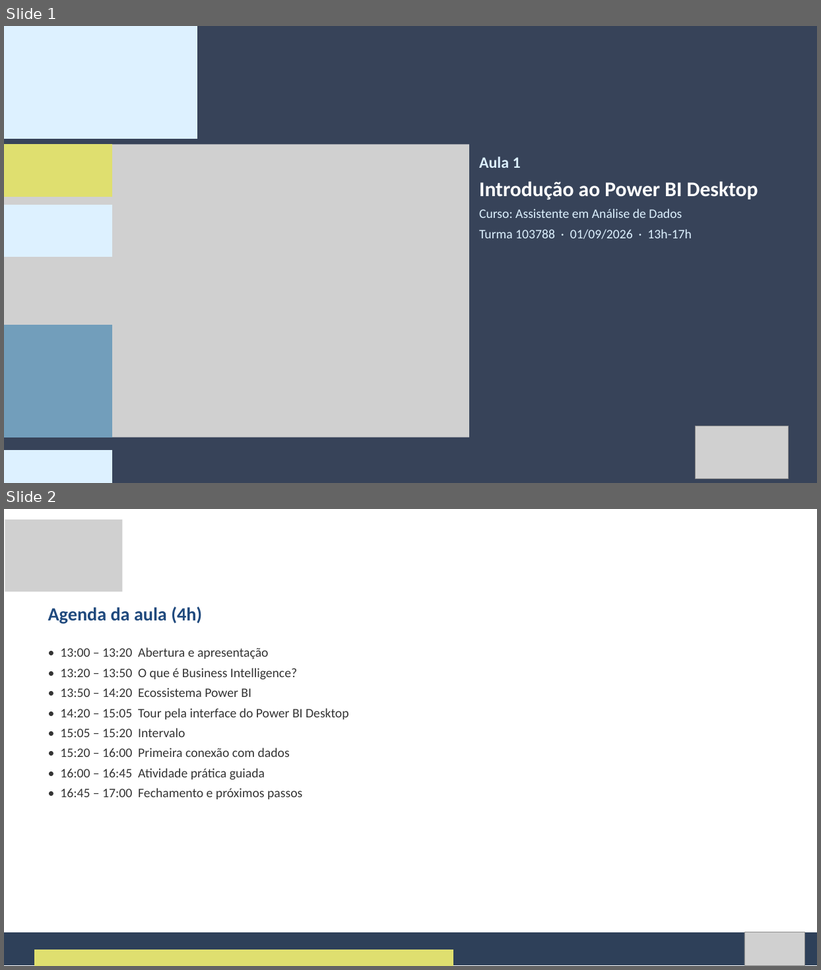
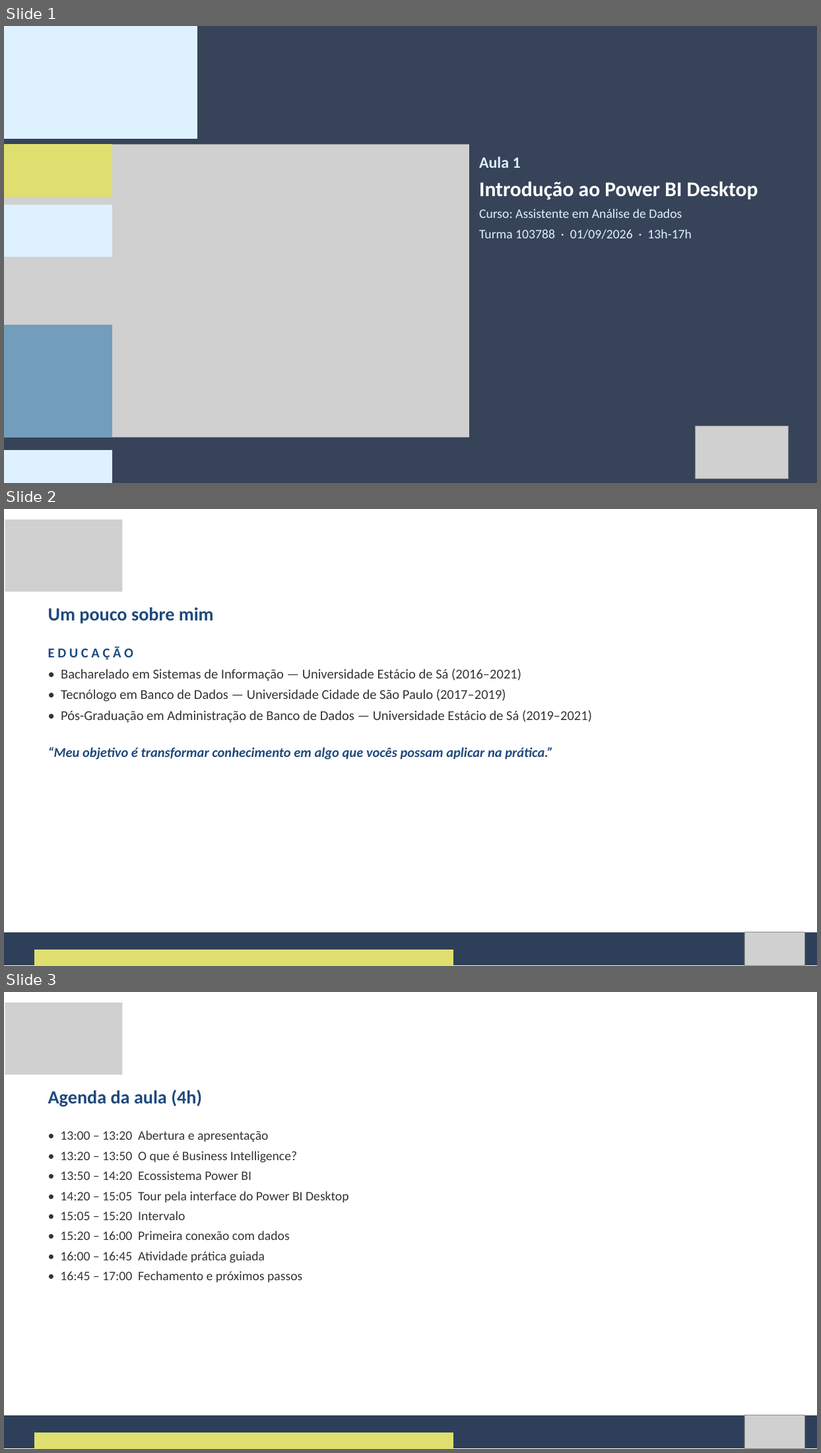
Before and after one commit to Natan20/Curso-PowerBI-Desktop-Material, a slide deck: Aula 01 - 01-09-2026/Aula 1 - Slides.pptx. Shown one above the other, each under a label of ours: slides 1 and 2 before the commit, slides 1, 2 and 3 after it. The pictures are 821x970 and 821x1453 pixels, drawn with LibreOffice and Linux fonts; fonts in the diff are those of the drawing; grey boxes stand for pictures. Boxes give left, top, right and bottom in pixels: in the first picture for what was removed or moved away, otherwise in the second. Text is boxed around its words. In the diff, an @@ line names an element or a change of style, - is before the commit and + after.

Commit message:
Atualiza slides da Aula 1

```diff
--- a/Aula 01 - 01-09-2026/Aula 1 - Slides.pptx
+++ b/Aula 01 - 01-09-2026/Aula 1 - Slides.pptx
@@ slide 2 added at (x1=4, y1=509, x2=817, y2=966), background #FFFFFF @@
@@ picture added at (x1=5, y1=520, x2=122, y2=592) @@
@@ text added at (x1=48, y1=607, x2=214, y2=624), 33 pt, text #1F497D, bold @@
+Um pouco sobre mim
@@ text added at (x1=48, y1=646, x2=592, y2=760), 24 pt, text #333333 @@
+E D U C A Ç Ã O
+• Bacharelado em Sistemas de Informação — Universidade Estácio de Sá (2016–2021)
+• Tecnólogo em Banco de Dados — Universidade Cidade de São Paulo (2017–2019)
+• Pós-Graduação em Administração de Banco de Dados — Universidade Estácio de Sá (2019–2021)
+“Meu objetivo é transformar conhecimento em algo que vocês possam aplicar na prática.”
@@ freeform shape added at (x1=4, y1=933, x2=817, y2=966), fill #2E4059 @@
@@ picture added at (x1=745, y1=932, x2=805, y2=966) @@
@@ freeform shape added at (x1=34, y1=950, x2=453, y2=966), fill #DFDF6F @@
@@ what was slide 2 is now slide 3 @@
```
